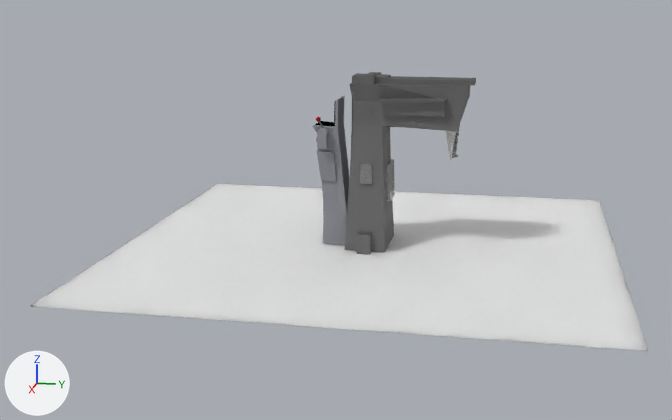
One commit to the Blender file MachineDesign.blend: the scene before it, then after it.
One viewpoint serves both versions: a camera (50 mm lens) standing at (27.8, 4.5, 7.9) and looking at (0.6, -1.0, 1.1). Arrows for +X, +Y and +Z are at lower left; the lights stay in place.
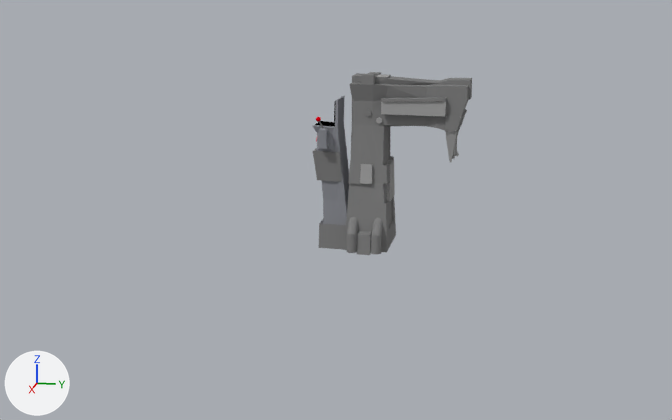
Edits to the bpy script that builds the scene:
```text
Change mat_material_004:
    mat_material_004.base_color: (0.119, 0.119, 0.119) -> (0.142, 0.142, 0.142)  # dark grey #616161 -> dark grey #696969
Change mat_material_005:
    mat_material_005.base_color: (0.319, 0.0149, 0.018) -> (0.8, 0.0, 0.00523)  # red #992124 -> red #e70010
Change mat_material_003:
    remove n0 = _N.new('ShaderNodeOutputMaterial'); n0.name = 'Material Output'
    remove n1 = _N.new('ShaderNodeBsdfAnisotropic'); n1.name = 'Glossy BSDF'
    remove n1.distribution = 'GGX'
    remove n1.inputs[0].default_value = (0.227, 0.227, 0.227, 1.0)  # 'Color', grey #838383
    remove n1.inputs[1].default_value = 0.632  # 'Roughness'
    remove _L.new(n1.outputs[0], n0.inputs[0])  # 'BSDF' to 'Surface'
    add n2 = _N.new('ShaderNodeOutputMaterial'); n2.name = 'Material Output.002'
    add n3 = _N.new('ShaderNodeBsdfDiffuse'); n3.name = 'Diffuse BSDF'
    add n3.inputs[0].default_value = (0.227, 0.227, 0.227, 1.0)  # 'Color', grey #838383
    add _L.new(n3.outputs[0], n2.inputs[0])  # 'BSDF' to 'Surface'
Change mat_material_007:
    remove n0 = _N.new('ShaderNodeOutputMaterial'); n0.name = 'Material Output'
    remove n1 = _N.new('ShaderNodeBsdfGlass'); n1.name = 'Glass BSDF'
    remove n1.distribution = 'BECKMANN'
    remove n1.inputs[0].default_value = (0.627, 0.627, 0.627, 1.0)  # 'Color', light grey #cfcfcf
    remove n1.inputs[2].default_value = 1.45  # 'IOR'
    remove _L.new(n1.outputs[0], n0.inputs[0])  # 'BSDF' to 'Surface'
    add n2 = _N.new('ShaderNodeOutputMaterial'); n2.name = 'Material Output.002'
    add n3 = _N.new('ShaderNodeBsdfDiffuse'); n3.name = 'Diffuse BSDF'
    add n3.inputs[0].default_value = (0.01, 0.01, 0.01, 1.0)  # 'Color', black #191919
    add _L.new(n3.outputs[0], n2.inputs[0])  # 'BSDF' to 'Surface'
Change mat_material_008:
    remove n0 = _N.new('ShaderNodeOutputMaterial'); n0.name = 'Material Output'
    remove n1 = _N.new('ShaderNodeBsdfAnisotropic'); n1.name = 'Glossy BSDF'
    remove n1.distribution = 'GGX'
    remove n1.inputs[0].default_value = (0.507, 0.507, 0.507, 1.0)  # 'Color', grey #bdbdbd
    remove n1.inputs[1].default_value = 0.253  # 'Roughness'
    remove _L.new(n1.outputs[0], n0.inputs[0])  # 'BSDF' to 'Surface'
    add n2 = _N.new('ShaderNodeOutputMaterial'); n2.name = 'Material Output.002'
    add n3 = _N.new('ShaderNodeBsdfDiffuse'); n3.name = 'Diffuse BSDF'
    add n3.inputs[0].default_value = (0.367, 0.367, 0.367, 1.0)  # 'Color', grey #a3a3a3
    add _L.new(n3.outputs[0], n2.inputs[0])  # 'BSDF' to 'Surface'
Change me_cube_001:
    used by ob_cube; location = (0.0, 0.0, 1.79); scale = (0.773, 0.528, 1.86)
    remove me_cube_001.from_pydata(...)  # 518 vertices, 456 faces; spans x -1.57..1.63, y -3.26..5.85, z -1.03..1.85
    add me_cube_001.from_pydata(...)  # 17778 vertices, 17998 faces; spans x -81.59..22.33, y -78.58..12.21, z -42.21..10.11
    me_cube_001 part 1: 390 vertices removed from x -1.57..1.63, y -3.26..5.85, z -1.03..1.85; 17490 vertices added at x -81.59..22.33, y -78.58..12.21, z -42.21..10.11
    remove me_cube_001.materials.append(mat_material_002)  # brown #8a2a00
    add me_cube_001.materials.append(mat_material_004)  # dark grey #696969
    add me_cube_001.materials.append(mat_material_005)  # red #e70010
    add me_cube_001.materials.append(mat_material_005)  # red #e70010
    add me_cube_001.materials.append(mat_material_009)  # black #000000
Remove ob_plane:
    ob_plane = bpy.data.objects.new('Plane', me_plane_001)
Change ob_cube:
    ob_cube.location: (0.0, 0.0, 1.79) -> (-0.81, 2.35, 4.06)
    ob_cube.rotation_euler: (0.0, 0.0, 0.0) -> (0.0, -1.571, 0.0)  # degrees (0, 0, 0) -> degrees (0, -90, 0)
    ob_cube.scale: (0.773, 0.528, 1.86) -> (0.0517, 0.0517, 0.0517)
```

Location of each change, (x1, y1, x2, y2) in pixels of the pictures (672 x 420 px):
'Plane', deleted: before (31, 184, 648, 351)
'Cube', recoloured, reshaped, moved, turned, rescaled: before (313, 72, 476, 255); after (313, 72, 472, 255)
'Cylinder', no longer drawn: before (316, 117, 324, 128)
